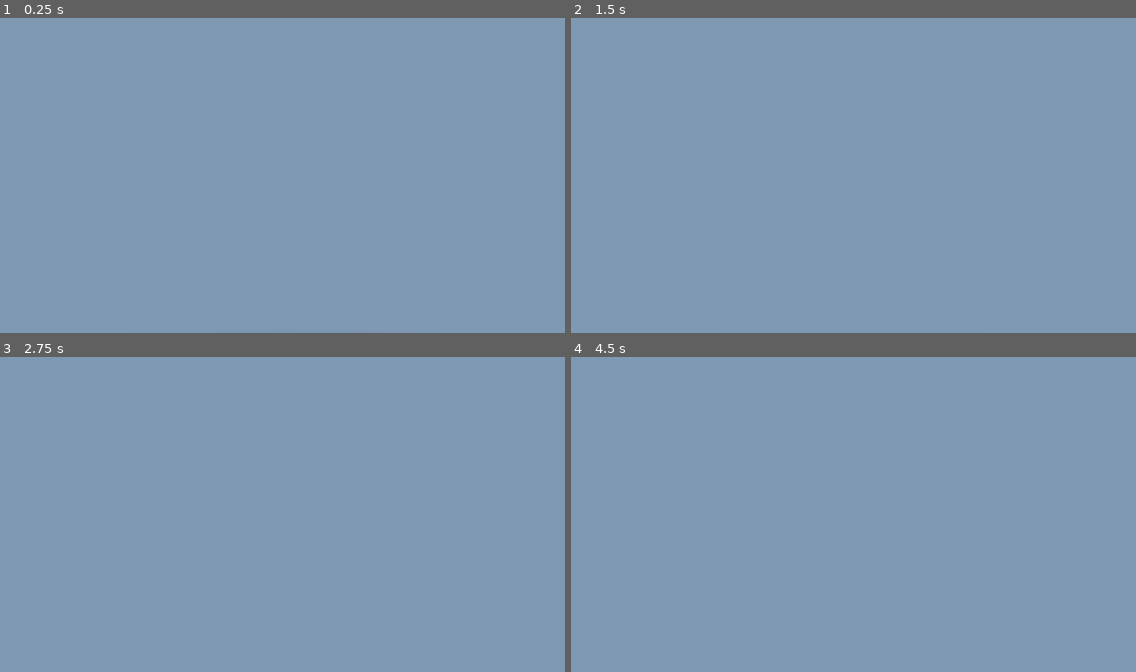
Above: before the commit, frames 1-4 (two rows, left to right).
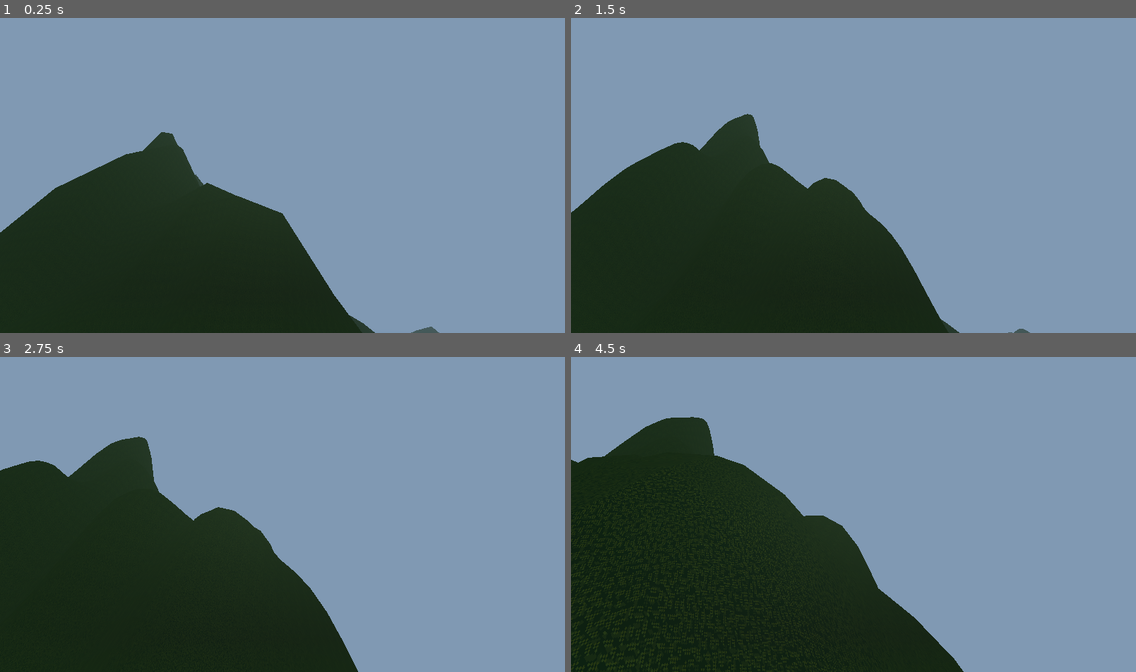
Above: after the commit, the same moments.

Repository: itaden1/webRPG
Game: Godot game, scene res://Scenes/World.tscn
The game is run twice, just before and just after one commit, with the same random seed, the same clock (stepped at 60 frames per second) and the same inputs. The project has no main scene, so this scene is started directly.
Inputs (mouse positions are in pixels of both pictures, inside the frame that each line leads up to):
- Up to frame 1 (0.25 s): no input
- Up to frame 2 (1.5 s): move the mouse to (881, 166) at 0.52 s; hold F 0.53-1.28 s; hold W from 0.53 s (still down); tap Space at 0.77 s; move the mouse to (825, 169) at 1.27 s; tap F at 1.35 s
- Up to frame 3 (2.75 s): keep holding W; tap Space at 1.52 s; move the mouse to (293, 501) at 2.02 s; hold F from 2.03 s (still down)
- Up to frame 4 (4.5 s): keep holding W; move the mouse to (847, 511) at 2.77 s; release F at 2.78 s; tap F at 2.85, 4.35 s; tap Space at 3.02, 3.77 s; move the mouse to (893, 511) at 3.52 s; hold F 3.53-4.28 s; move the mouse to (808, 501) at 4.27 s

The runs differ from the first frame. In frame 1, 27% of the frame differs, in the area x 0-78%, y 36-100%; in frame 2, 31%; in frame 3, 33%; in frame 4, 37%, in the area x 0-70%, y 19-100%.

Commit message:
remove mountain noise

Diff:
--- a/Scripts/Generators/TerrainGenerator.gd
+++ b/Scripts/Generators/TerrainGenerator.gd
@@ -20,26 +20,15 @@
 onready var player: KinematicBody = get_node("Player")
 
 var hill_noise := OpenSimplexNoise.new()
-var ocean_noise := OpenSimplexNoise.new()
-var mountain_noise := OpenSimplexNoise.new()
+
 
 # Called when the node enters the scene tree for the first time.
 func _ready():
-
-	mountain_noise.seed = randi()
-	mountain_noise.octaves = 6
-	mountain_noise.period = 35.0
-	mountain_noise.persistence = 0.5
 
 	hill_noise.seed = randi()
 	hill_noise.octaves = 6
 	hill_noise.period = 3000.0
 	hill_noise.persistence = 0.5
-
-	ocean_noise.seed = randi()
-	ocean_noise.octaves = 4
-	ocean_noise.period = 3000.0
-	ocean_noise.persistence = 0.8
 
 	var biome_noise := OpenSimplexNoise.new()
 	biome_noise.seed = randi()
@@ -124,10 +113,6 @@
 	var val = hill_noise.get_noise_3d(x, 0, y)
 	return normalize_to_zero_one_range(val)
 
-func get_raw_ocean_height(x: float, y: float):
-	var val = ocean_noise.get_noise_3d(x, 0, y)
-	return normalize_to_zero_one_range(val)
-
 func get_modified_land_height(x: float, y: float):
 	var initial_height = get_raw_land_height(x, y)
 	return modify_land_height(initial_height)
@@ -154,8 +139,6 @@
 	if elevation > OCEAN_LEVEL:
 		#modify the exponent to have flatter lands above ocean level
 		var e = elevation - OCEAN_LEVEL
-		if elevation > 0.9:
-			e = e + mountain_noise.get_noise_3d(x, 0, y)
 
 		return pow(e * 25 * 1.6, 3) + modify_land_height(OCEAN_LEVEL + 0.001)
 
